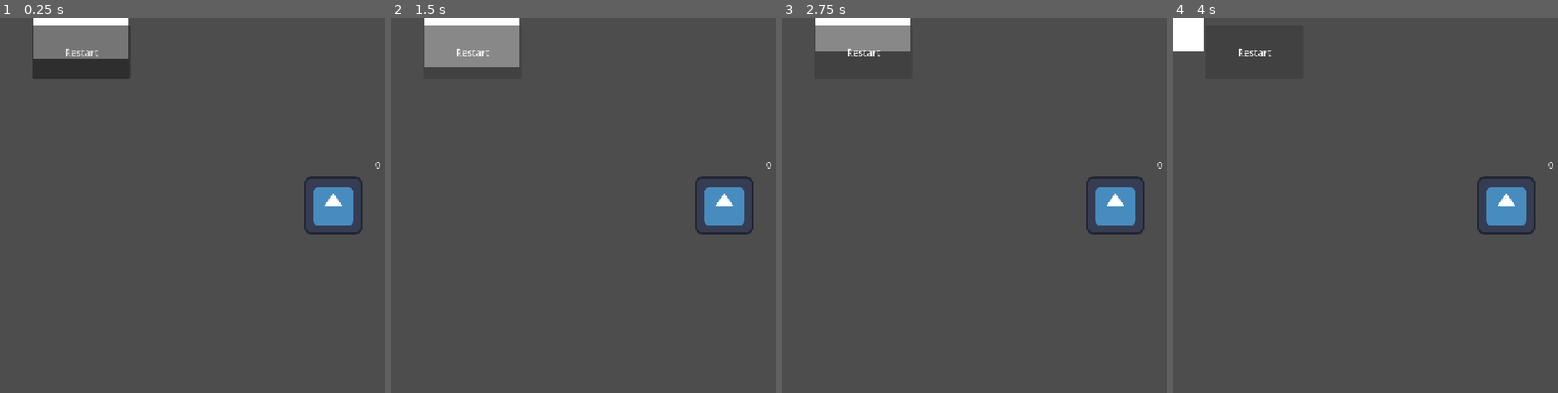
Above: before the commit, frames 1-4 (left to right).
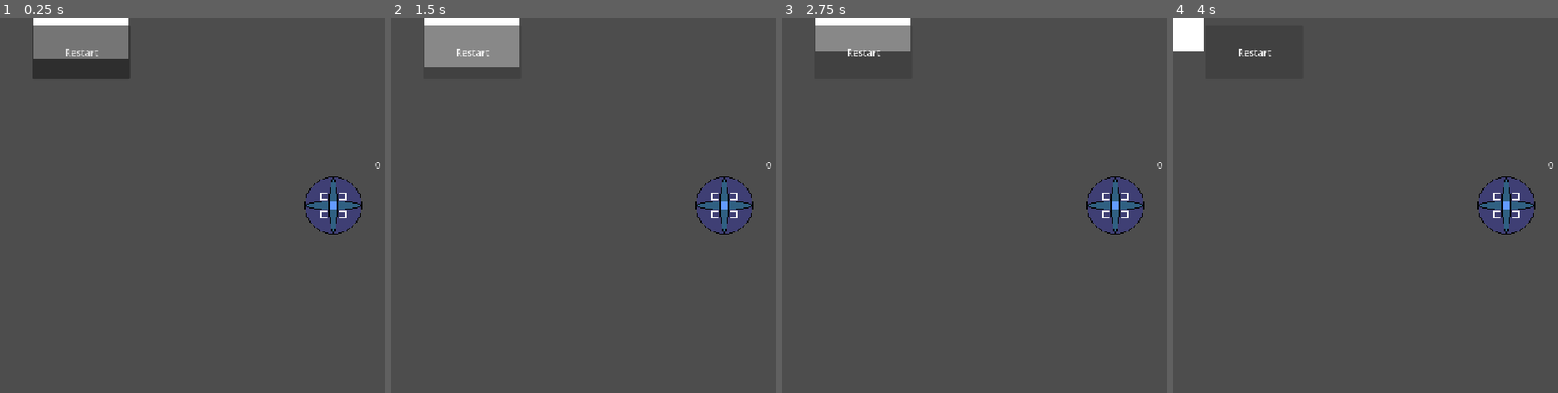
Above: after the commit, the same moments.

Repository: eastern2727/Game-jam
Game: Godot game, scene res://main.tscn
Same seed, same stepped clock (60 frames per second), same inputs: the game is played once before the commit and once after it. The engine's default icon, where the game draws it, is replaced by a stand-in: a white triangle on a blue panel in a dark square.
Inputs:
- Up to frame 1 (0.25 s): no input
- Up to frame 2 (1.5 s): click "Restart" at 0.5 s; click "Restart" at 1.25 s
- Up to frame 3 (2.75 s): click "Restart" at 2 s
- Up to frame 4 (4 s): tap Enter at 2.75 s; hold Space (compress) 2.78-3.53 s; hold D (right) from 2.78 s (still down); tap Space (compress) at 3.6 s

The runs differ from the first frame. In frame 1, 2.0% of the frame differs, in the area x 79-95%, y 42-58%; in frame 2, 2.0%; in frame 3, 2.0%; in frame 4, 2.0%.

Commit message:
PLAYER FIX

Diff:
--- a/game-jam-real/player.gd
+++ b/game-jam-real/player.gd
@@ -5,79 +5,96 @@
 const HARD_HIT : int = 450
 const BLAST_STRENGTH : float = 1.5
 const COMPRESS_SPEED = 120
-const BIG: float=50
+const BIG : float = 50
 const SMALL : float = 32
 const PUSH_STRENGTH : float = 10
 const ENERGY_BONUS : float = 0.004
 const MAX_ENERGY : float = 300
-const FRICTION: float = 150
+const FRICTION : float = 150
 const DRIFT : float = 150
+const BIG_ART = preload("res://player-big.png")
+const SMALL_ART = preload("res://player-small.png")
 
 var DECAY = 5
 var energy : float = 0
 
 func _ready():
-		set_size(BIG)
+	set_size(BIG)
+
 func _physics_process(delta : float):
-		velocity.y += GRAVITY * delta
+	if position.y > 2000:
+		get_tree().reload_current_scene()
+		return
 
-		var direction = Input.get_axis("left", "right")
-		var top_speed = SPEED
+	velocity.y += GRAVITY * delta
 
-		if Input.is_action_pressed("compress"):
-			top_speed = COMPRESS_SPEED
+	var direction = Input.get_axis("left", "right")
+	var top_speed = SPEED
+	if Input.is_action_pressed("compress"):
+		top_speed = COMPRESS_SPEED
 
-		var target = direction * top_speed
-		if direction ==0 and is_on_floor():
-			target = get_floor_normal().x * DRIFT
-		var accel = 1200
-		if direction ==0 and !is_on_floor():
-			accel = FRICTION
-		velocity.x = move_toward(velocity.x, target, accel * delta)
+	var target = direction * top_speed
+	if direction == 0 and is_on_floor():
+		target = get_floor_normal().x * DRIFT
+	var accel = 1200
+	if direction == 0 and !is_on_floor():
+		accel = FRICTION
+	velocity.x = move_toward(velocity.x, target, accel * delta)
 
-		if Input.is_action_just_pressed("compress"):
-			shrink()
+	if Input.is_action_just_pressed("compress"):
+		shrink()
 
-		var speed_before_hit = velocity
-		move_and_slide()
+	var speed_before_hit = velocity
+	move_and_slide()
 
-		for i in get_slide_collision_count():
-			var surface : Vector2 = get_slide_collision(i).get_normal()
-			var hit_strength = -speed_before_hit.dot(surface)
-			if hit_strength >= HARD_HIT:
-				energy += (hit_strength - HARD_HIT) #TODO: DETERMINE GOOD VALUE
-		energy = min(energy,MAX_ENERGY)
+	for i in get_slide_collision_count():
+		var surface : Vector2 = get_slide_collision(i).get_normal()
+		var hit_strength = -speed_before_hit.dot(surface)
+		if hit_strength >= HARD_HIT:
+			energy += (hit_strength - HARD_HIT)
+	energy = min(energy, MAX_ENERGY)
 
-		if Input.is_action_just_released("compress"):
-			puff_up()
-		energy=move_toward(energy,0,DECAY*delta)
-		$Label.text=str(int(energy))
+	if Input.is_action_just_released("compress"):
+		puff_up()
+
+	energy = move_toward(energy, 0, DECAY * delta)
+	$Label.text = str(int(energy))
+
 func set_size(radius):
 	$CollisionShape2D.shape.radius = radius
-	$Sprite2D.scale = Vector2.ONE * radius / 64
+	$Sprite2D.texture = BIG_ART
+	$Sprite2D.offset=Vector2(0,0)
+	$Sprite2D.scale = Vector2.ONE * (radius * 2) / $Sprite2D.texture.get_width()
+
 func shrink():
 	if is_on_floor():
-		position.y += BIG-SMALL
+		position.y += BIG - SMALL
 	set_size(SMALL)
+
 func puff_up():
-	var power = max(energy*BLAST_STRENGTH,250)
+	var broke_wall = false
+	var power = max(energy * BLAST_STRENGTH, 250)
 	for obj in $bounceArea.get_overlapping_bodies():
 		if obj.has_method("take_blast"):
 			obj.take_blast(power)
 			if obj.is_queued_for_deletion():
 				add_collision_exception_with(obj)
+				broke_wall = true
+
 	var reach = BIG - SMALL
 	var push = Vector2.ZERO
-	for dir in [Vector2.LEFT,Vector2.RIGHT,Vector2.UP,Vector2.DOWN]:
+	for dir in [Vector2.LEFT, Vector2.RIGHT, Vector2.UP, Vector2.DOWN]:
 		var hit = move_and_collide(dir * reach, true, 0.08, true)
 		if hit:
 			var squeeze = reach - hit.get_travel().length()
 			push -= dir * squeeze
+
 	position += push
 	set_size(BIG)
-	velocity += push * PUSH_STRENGTH * (1 + energy * ENERGY_BONUS)
-	#boii
+	if !broke_wall:
+		velocity += push * PUSH_STRENGTH * (1 + energy * ENERGY_BONUS)
 	energy = 0
+
 func get_hit(force : Vector2):
 	velocity += force
 	energy = min(energy + force.length() * 0.5, MAX_ENERGY)
--- a/game-jam-real/player.tscn
+++ b/game-jam-real/player.tscn
@@ -1,6 +1,5 @@
 [gd_scene format=3 uid="uid://d3gcteqirkqu0"]
 
-[ext_resource type="Texture2D" uid="uid://dddd07n2n30fd" path="res://icon.svg" id="1_4flbx"]
 [ext_resource type="Script" uid="uid://1oiws6y547ln" path="res://player.gd" id="1_onrkg"]
 
 [sub_resource type="CircleShape2D" id="CircleShape2D_6kesf"]
@@ -14,7 +13,6 @@
 
 [node name="Sprite2D" type="Sprite2D" parent="." unique_id=1499823529]
 scale = Vector2(0.5, 0.5)
-texture = ExtResource("1_4flbx")
 
 [node name="CollisionShape2D" type="CollisionShape2D" parent="." unique_id=1806619319]
 shape = SubResource("CircleShape2D_6kesf")
Binary file added: game-jam-real/player-big.png
Not shown, added: game-jam-real/player-big.png.import
Binary file added: game-jam-real/player-small.png
Not shown, added: game-jam-real/player-small.png.import
